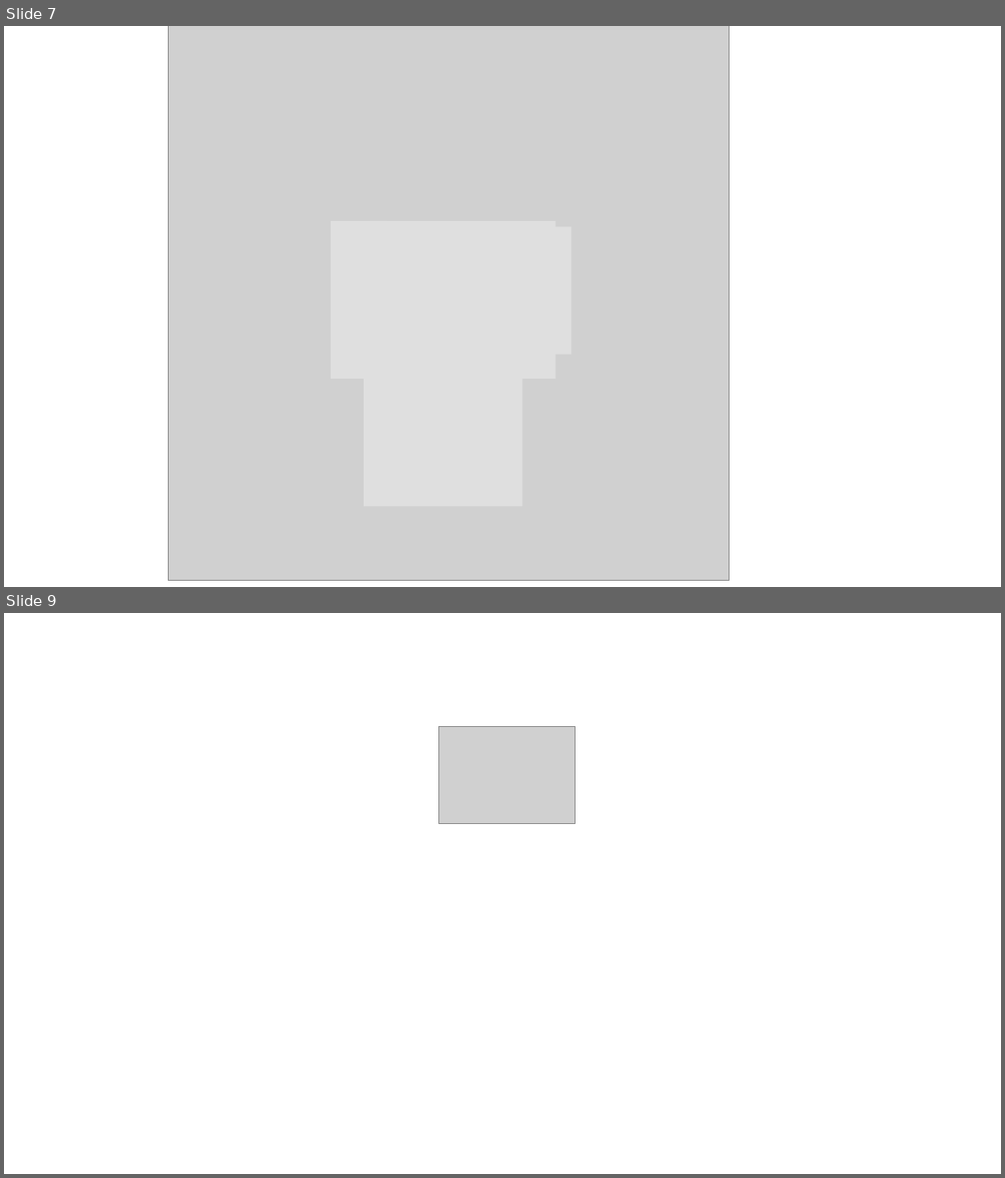
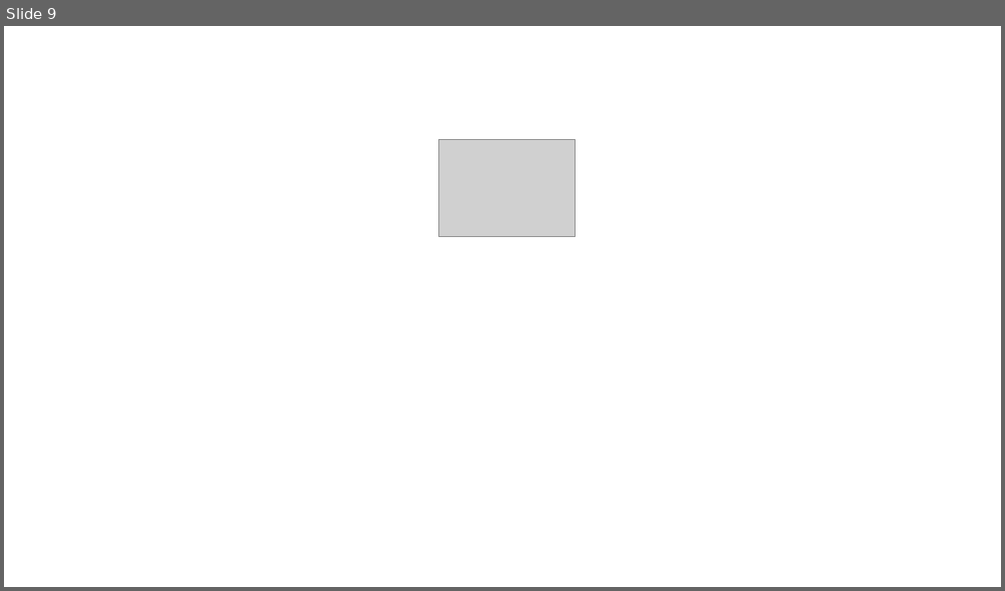
Before and after one commit to aydagonzalez/Spaceman-Game, a slide deck: imgs/Presentation1.pptx. Shown one above the other, each under a label of ours: slides 7 and 9 before the commit, slide 9 after it; the slides between them are not shown. The pictures are 1005x1178 and 1005x591 pixels, drawn with LibreOffice and Linux fonts; fonts in the diff are those of the drawing; grey boxes stand for pictures. Boxes give left, top, right and bottom in pixels: in the first picture for what was removed or moved away, otherwise in the second. Text is boxed around its words. In the diff, an @@ line names an element or a change of style, - is before the commit and + after.

```diff
--- a/imgs/Presentation1.pptx
+++ b/imgs/Presentation1.pptx
@@ slide 7 removed at [4,26,1001,587], background #FFFFFF @@
@@ picture removed at [168,26,728,580] @@
@@ rectangle removed at [331,221,388,379] @@
@@ rectangle removed at [370,221,555,379] @@
@@ rectangle removed at [515,226,572,354] @@
@@ rectangle removed at [364,348,522,506] @@
```
Also in this commit, not shown: 5 slides added, 4 other slides removed, 9 other files.
